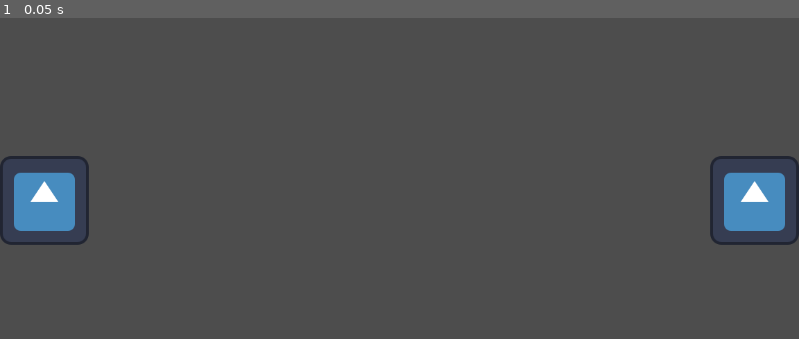
Above: before the commit, frame 1.
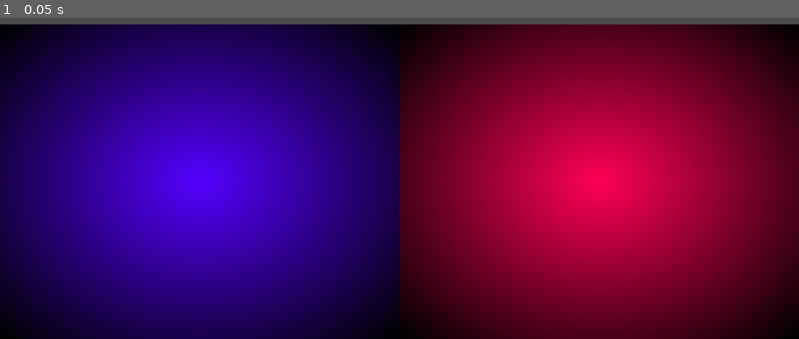
Above: after the commit, the same moment.

Repository: GustaCyber/Ritmo-silencioso
Game: Godot game, scene res://scenes/teste.tscn
Same seed, same stepped clock (60 frames per second), same inputs: the game is played once before the commit and once after it. The engine's default icon, where the game draws it, is replaced by a stand-in: a white triangle on a blue panel in a dark square.
Inputs:
- Up to frame 1 (0.05 s): no input

The runs differ from the first frame. In frame 1, 98% of the frame differs, in the area x 0-100%, y 1-100%.

Commit message:
Elaboração da interface de teste com dois botões e criação do script global

Diff:
--- /dev/null
+++ b/assets/elements/texture_left_button_normal.tres
@@ -0,0 +1,9 @@
+[gd_resource type="GradientTexture2D" format=3 uid="uid://7f5clu2hv7p"]
+
+[sub_resource type="Gradient" id="Gradient_2gqm3"]
+colors = PackedColorArray(0.19215687, 0, 1, 1, 0, 0, 0, 1)
+
+[resource]
+gradient = SubResource("Gradient_2gqm3")
+fill = 1
+fill_from = Vector2(0.5, 0.5)
--- /dev/null
+++ b/assets/elements/texture_left_button_pressed.tres
@@ -0,0 +1,9 @@
+[gd_resource type="GradientTexture2D" format=3 uid="uid://d2u0255mblmds"]
+
+[sub_resource type="Gradient" id="Gradient_3r2dd"]
+colors = PackedColorArray(0, 0, 0, 1, 0.19215687, 0.14509805, 1, 1)
+
+[resource]
+gradient = SubResource("Gradient_3r2dd")
+fill = 1
+fill_from = Vector2(0.5, 0.5)
--- /dev/null
+++ b/assets/elements/texture_right_button_normal.tres
@@ -0,0 +1,10 @@
+[gd_resource type="GradientTexture2D" format=3 uid="uid://bqsfmsmr5e3bs"]
+
+[sub_resource type="Gradient" id="Gradient_gserw"]
+colors = PackedColorArray(1, 0, 0.3254902, 1, 0, 0, 0, 1)
+
+[resource]
+gradient = SubResource("Gradient_gserw")
+fill = 1
+fill_from = Vector2(0.5, 0.5)
+fill_to = Vector2(0, 0)
--- /dev/null
+++ b/assets/elements/texture_right_button_pressed.tres
@@ -0,0 +1,10 @@
+[gd_resource type="GradientTexture2D" format=3 uid="uid://byj1bips8e0a5"]
+
+[sub_resource type="Gradient" id="Gradient_kta4m"]
+colors = PackedColorArray(0, 0, 0, 1, 1, 0, 0.3254902, 1)
+
+[resource]
+gradient = SubResource("Gradient_kta4m")
+fill = 1
+fill_from = Vector2(0.5, 0.5)
+fill_to = Vector2(0, 0)
--- a/project.godot
+++ b/project.godot
@@ -15,6 +15,10 @@
 config/features=PackedStringArray("4.6", "Mobile")
 config/icon="res://icon.svg"
 
+[autoload]
+
+GlobalGD="*uid://cnl0sit51p32d"
+
 [physics]
 
 3d/physics_engine="Jolt Physics"
--- a/scenes/global.gd
+++ /dev/null
@@ -1,15 +0,0 @@
-extends Node2D
-
-
-
-func _ready() -> void:
-	pass # Replace with function body.
-
-
-func _process(delta: float) -> void:
-	pass
-
-func getkeys() -> int:
-	if Input.is_action_just_pressed("ui_left"):
-		return -1
-	return 1
--- a/scenes/teste.tscn
+++ b/scenes/teste.tscn
@@ -1,45 +1,47 @@
 [gd_scene format=3 uid="uid://dbirob4cs56jd"]
 
-[ext_resource type="Script" uid="uid://bswrsfdcybful" path="res://scenes/global.gd" id="1_kta4m"]
-[ext_resource type="Texture2D" uid="uid://sexpkchkp43w" path="res://icon.svg" id="2_2gqm3"]
+[ext_resource type="Texture2D" uid="uid://bqsfmsmr5e3bs" path="res://assets/elements/texture_right_button_normal.tres" id="1_8cswh"]
+[ext_resource type="Script" uid="uid://dtontvkyrjrou" path="res://scripts/right_button.gd" id="3_mjdn2"]
+[ext_resource type="Texture2D" uid="uid://7f5clu2hv7p" path="res://assets/elements/texture_left_button_normal.tres" id="4_375g6"]
+[ext_resource type="Script" uid="uid://dif6jd6jck4jy" path="res://scripts/left_button.gd" id="5_8cswh"]
 
 [node name="Teste" type="Node2D" unique_id=451631582]
-script = ExtResource("1_kta4m")
 metadata/_edit_horizontal_guides_ = [77.0]
 
 [node name="CanvasLayer" type="CanvasLayer" parent="." unique_id=629220860]
 
 [node name="Control" type="Control" parent="CanvasLayer" unique_id=89468560]
 layout_mode = 3
-anchors_preset = 12
-anchor_top = 1.0
+anchors_preset = 15
 anchor_right = 1.0
 anchor_bottom = 1.0
-offset_top = -400.0
 grow_horizontal = 2
-grow_vertical = 0
+grow_vertical = 2
 
-[node name="TextureButton" type="TextureButton" parent="CanvasLayer/Control" unique_id=374745688]
+[node name="right_button" type="TextureButton" parent="CanvasLayer/Control" unique_id=374745688]
 layout_mode = 1
-anchors_preset = 6
-anchor_left = 1.0
-anchor_top = 0.5
+anchors_preset = -1
+anchor_left = 0.5
+anchor_top = 0.3
 anchor_right = 1.0
-anchor_bottom = 0.5
-offset_left = -100.0
-offset_top = -50.0
-offset_bottom = 50.0
+anchor_bottom = 1.0
 grow_horizontal = 0
 grow_vertical = 2
-texture_normal = ExtResource("2_2gqm3")
+texture_normal = ExtResource("1_8cswh")
+stretch_mode = 0
+script = ExtResource("3_mjdn2")
 
-[node name="TextureButton2" type="TextureButton" parent="CanvasLayer/Control" unique_id=296635656]
+[node name="left_button" type="TextureButton" parent="CanvasLayer/Control" unique_id=296635656]
 layout_mode = 1
-anchors_preset = 4
-anchor_top = 0.5
-anchor_bottom = 0.5
-offset_top = -50.0
-offset_right = 100.0
-offset_bottom = 50.0
-grow_vertical = 2
-texture_normal = ExtResource("2_2gqm3")
+anchors_preset = -1
+anchor_top = 0.3
+anchor_right = 0.5
+anchor_bottom = 1.0
+texture_normal = ExtResource("4_375g6")
+stretch_mode = 0
+script = ExtResource("5_8cswh")
+
+[connection signal="button_down" from="CanvasLayer/Control/right_button" to="CanvasLayer/Control/right_button" method="_on_button_down"]
+[connection signal="button_up" from="CanvasLayer/Control/right_button" to="CanvasLayer/Control/right_button" method="_on_button_up"]
+[connection signal="button_down" from="CanvasLayer/Control/left_button" to="CanvasLayer/Control/left_button" method="_on_button_down"]
+[connection signal="button_up" from="CanvasLayer/Control/left_button" to="CanvasLayer/Control/left_button" method="_on_button_up"]
--- /dev/null
+++ b/scripts/Global.gd
@@ -0,0 +1,26 @@
+extends Node
+
+const BLACK = Color(0, 0, 0, 1)
+const RED = Color(1, 0, 0.33, 1)
+const BLUE = Color(0.33, 0, 1, 1)
+
+
+func mudar_cor_ponto_0(cor: Color, gradiente: Gradient):
+	gradiente.set_color(0, cor)
+func mudar_cor_ponto_1(cor: Color, gradiente: Gradient):
+	gradiente.set_color(1, cor)
+
+func animar_gradiente(corA: Color, corB: Color, gradiente: Gradient, duration: float):
+	if not gradiente: return
+	var tween = create_tween().set_parallel(true)
+	tween.tween_method(mudar_cor_ponto_0.bind(gradiente), gradiente.get_color(0), corA, duration)
+	tween.tween_method(mudar_cor_ponto_1.bind(gradiente), gradiente.get_color(1), corB, duration)
+
+# Called when the node enters the scene tree for the first time.
+func _ready() -> void:
+	pass # Replace with function body.
+
+
+# Called every frame. 'delta' is the elapsed time since the previous frame.
+func _process(delta: float) -> void:
+	pass
--- /dev/null
+++ b/scripts/left_button.gd
@@ -0,0 +1,26 @@
+extends TextureButton
+
+@export var trans_duration: float = 0.2
+var gradiente: Gradient
+
+
+# Called when the node enters the scene tree for the first time.
+func _ready() -> void:
+	focus_mode = FOCUS_NONE
+	if texture_normal is GradientTexture2D:
+		texture_normal = texture_normal.duplicate()
+		gradiente = texture_normal.gradient
+		gradiente.set_color(0, GlobalGD.BLUE)
+		gradiente.set_color(1, GlobalGD.BLACK)
+
+
+# Called every frame. 'delta' is the elapsed time since the previous frame.
+func _process(delta: float) -> void:
+	pass
+
+
+func _on_button_down() -> void:
+	GlobalGD.animar_gradiente(GlobalGD.BLACK, GlobalGD.BLUE, gradiente, trans_duration)
+
+func _on_button_up() -> void:
+	GlobalGD.animar_gradiente(GlobalGD.BLUE, GlobalGD.BLACK, gradiente, trans_duration)
--- /dev/null
+++ b/scripts/right_button.gd
@@ -0,0 +1,25 @@
+extends TextureButton
+
+@export var trans_duration: float = 0.2
+var gradiente: Gradient
+
+# Called when the node enters the scene tree for the first time.
+func _ready() -> void:
+	focus_mode = FOCUS_NONE
+	if texture_normal is GradientTexture2D:
+		texture_normal = texture_normal.duplicate()
+		gradiente = texture_normal.gradient
+		gradiente.set_color(0, GlobalGD.RED)
+		gradiente.set_color(1, GlobalGD.BLACK)
+
+
+# Called every frame. 'delta' is the elapsed time since the previous frame.
+func _process(delta: float) -> void:
+	pass
+
+func _on_button_down() -> void:
+	GlobalGD.animar_gradiente(GlobalGD.BLACK, GlobalGD.RED, gradiente, trans_duration)
+
+
+func _on_button_up() -> void:
+	GlobalGD.animar_gradiente(GlobalGD.RED, GlobalGD.BLACK, gradiente, trans_duration)
Not shown, removed: scenes/global.gd.uid
Not shown, added: scripts/Global.gd.uid
Not shown, added: scripts/left_button.gd.uid
Not shown, added: scripts/right_button.gd.uid
